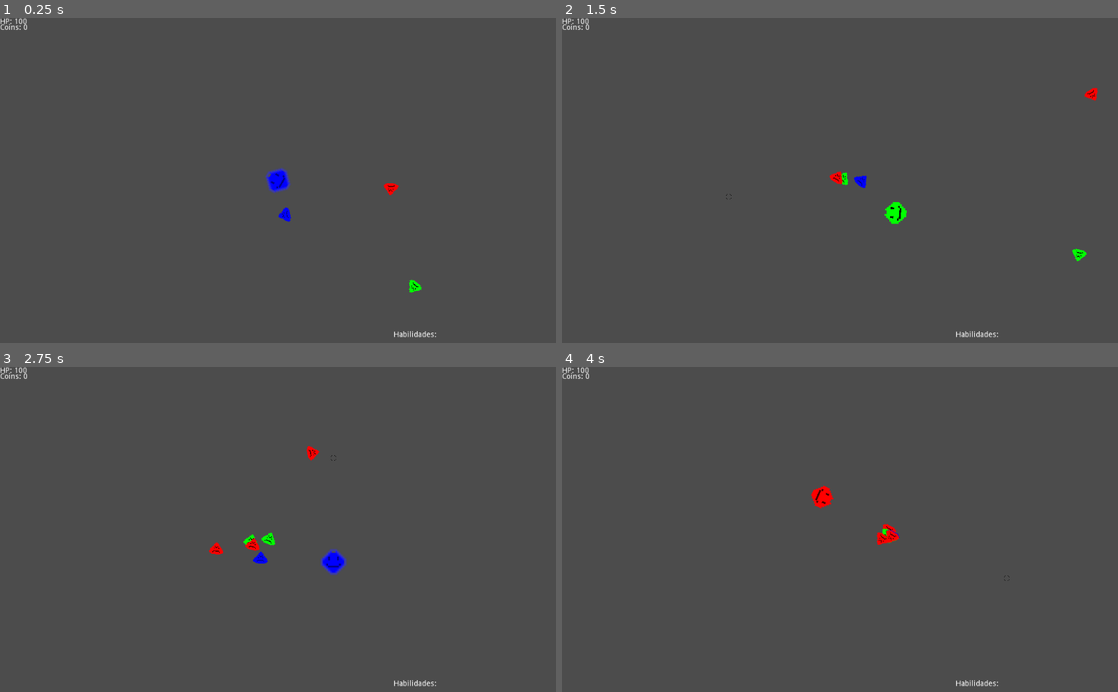
Above: before the commit, frames 1-4 (two rows, left to right).
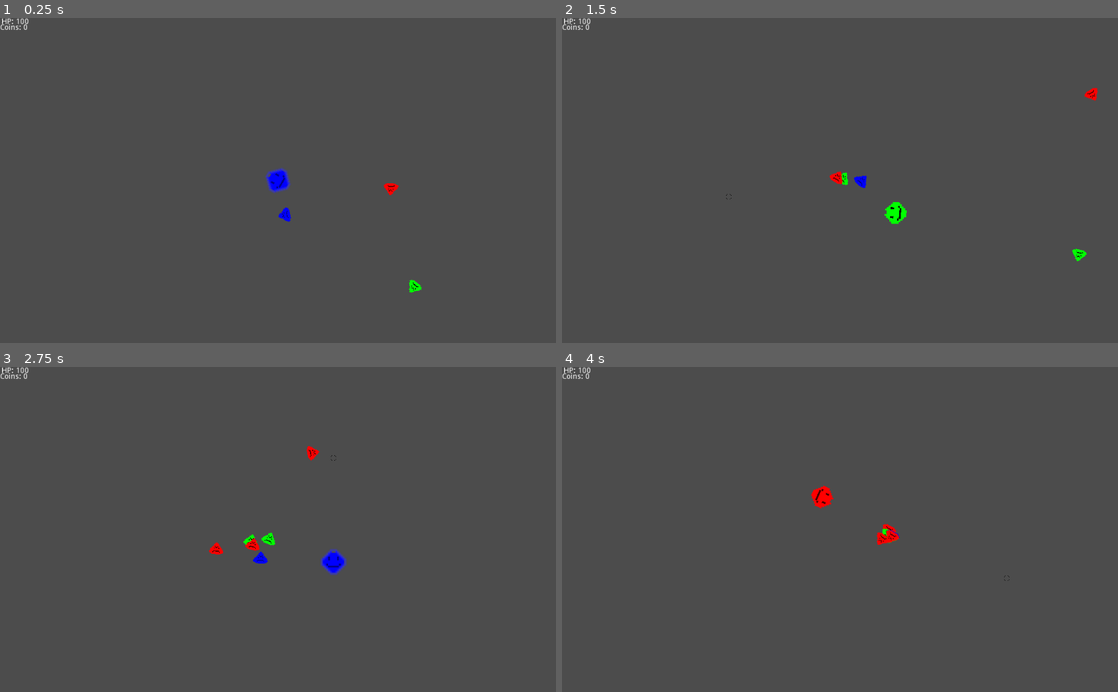
Above: after the commit, the same moments.

Repository: JuanG10/boss
Game: Godot game, scene res://proof of concept.tscn
Same seed, same stepped clock (60 frames per second), same inputs: the game is played once before the commit and once after it.
Inputs (mouse positions are in pixels of both pictures, inside the frame that each line leads up to):
- Up to frame 1 (0.25 s): no input
- Up to frame 2 (1.5 s): tap Enter (ui_accept) at 0.5, 0.77 s; move the mouse to (962, 164) at 0.52 s; hold D (right) 0.53-1.28 s; tap 1 (Activate_shield) at 0.6 s; click (962, 164) at 0.67 s; move the mouse to (728, 196) at 1.27 s; hold S (down) from 1.28 s (still down); tap 3 (Activate_atk_speed) at 1.35 s; click (728, 196) at 1.42 s
- Up to frame 3 (2.75 s): tap Enter (ui_accept) at 1.52 s; tap 1 (Activate_shield) at 1.55, 2.3 s; move the mouse to (333, 458) at 2.02 s; release S (down) at 2.03 s; hold D (right) from 2.03 s (still down); tap 2 (Activate_damage) at 2.1 s; click (333, 458) at 2.17 s
- Up to frame 4 (4 s): move the mouse to (812, 594) at 2.77 s; release D (right) at 2.78 s; hold W (up) 2.78-3.53 s; tap 1 (Activate_shield) at 2.85, 3.8 s; click (812, 594) at 2.92 s; tap Enter (ui_accept) at 3.02, 3.77 s; move the mouse to (1006, 578) at 3.52 s; hold A (left) from 3.53 s (still down); tap E (next_color) at 3.6 s; click (1006, 578) at 3.67 s

The runs differ from the first frame. In frame 1, 0.1% of the frame differs, in the area x 0-79%, y 0-99%; in frame 2, 0.1%; in frame 3, 0.1%; in frame 4, 0.1%.

Commit message:
animacion de mondedas

Diff:
--- a/Habilidades.gd
+++ b/Habilidades.gd
@@ -1,4 +1,4 @@
-extends Label
+extends CanvasLayer
 
 
 var position
@@ -15,18 +15,17 @@
 }
 
 func _ready():
-	set_text("Habilidades: ")
-	position = get_parent().get_parent().get_parent().get_node("Position2D")
-
+	#set_text("Habilidades: ")
+	position = get_parent()
 	set_names_habilidades()
 
 func on_update():
-	set_text("Habilidades: " + str(GlobalVariables.money))
+	#set_text("Habilidades: " + str(GlobalVariables.money))
+	pass
 
 
 func set_names_habilidades():
 	for name_habilidad in GlobalVariables.habilidadres:
-		print(name_habilidad)
 		sprite_de_habilidad(name_habilidad)
 
 
@@ -35,34 +34,35 @@
 	var scene
 	if	name_habilidad == "shield":
 		scene = HABILIDADES.ESCUDO.instance()
-		position.add_child(HABILIDADES.ESCUDO.instance())
+		add_child(HABILIDADES.ESCUDO.instance())
 		set_icono_habilidad('Escudo')
 	elif name_habilidad == "atk_speed":
 		scene = HABILIDADES.BALA.instance()
-		position.add_child(scene)
+		add_child(scene)
 		set_icono_habilidad('Bala')
 	elif name_habilidad == "Speed":
 		scene = HABILIDADES.SPEED.instance()
-		position.add_child(scene)
+		add_child(scene)
 		set_icono_habilidad('speed')
 	elif name_habilidad == 'Corazon':
 		scene = HABILIDADES.CORAZON.instance()
-		position.add_child(scene)
+		add_child(scene)
 		set_icono_habilidad(name_habilidad)
 	elif name_habilidad == "damage":
 		scene = HABILIDADES.PISTOLA_2.instance()
-		position.add_child(scene)
+		add_child(scene)
 		set_icono_habilidad('Pistola_2')
 	elif name_habilidad == "damage_1":
 		scene = HABILIDADES.PISTOLA.instance()
-		position.add_child(scene)
-		set_icono_habilidad('Pistola')
+		add_child(scene)
+		set_icono_habilidad('Pistola_1')
 	elif name_habilidad == "Cuchillo":
 		scene = HABILIDADES.CUCHILLO.instance()
-		position.add_child(scene)
+		add_child(scene)
 		set_icono_habilidad(name_habilidad)
 
 
 func set_icono_habilidad(name_habilidad):
-		position.get_node(name_habilidad).position.x += posi_y
+		get_node(name_habilidad).position.x += get_node("Position2D").position.x + posi_y
+		get_node(name_habilidad).position.y += get_node("Position2D").position.y
 		posi_y += 25
--- a/Player/Player.gd
+++ b/Player/Player.gd
@@ -107,7 +107,6 @@
 
 	#Si tiene la habiladad la usa
 	if Input.is_action_just_pressed("Activate_shield") && existe_habilidad("shield") && habilidad_health && color_actual() == "Verde":
-		print("holaaaaa")
 		efecto_de_health()
 		activar_timer()
 	if Input.is_action_just_pressed("Activate_speed") && existe_habilidad("speed") && habilidad_speed:
--- a/UpgradeScreen/upgrade_list.gd
+++ b/UpgradeScreen/upgrade_list.gd
@@ -30,6 +30,7 @@
 			if get_selected_items().size() > 0:
 				_on_list_item_activated(1)
 
+
 func _ready():
 	set_fixed_icon_size(ICON_SIZE)
 	if parent_name == "BasePanel":
@@ -47,6 +48,12 @@
 		add_item("Escudo: +Vida " + precio, GREEN.escudo) #2
 	elif parent_name == "BluePanel":
 		add_item("Corazon: +Vida" + precio,BLUE.corazon)
+
+func animacion_monedas():
+	var posicion_mondea = get_local_mouse_position()
+	var monedas         = preload("res://moneda_particula/Moneda_particula.tscn").instance()
+	monedas.position = posicion_mondea
+	add_child(monedas)
 
 
 func _on_list_item_activated(_index):
@@ -70,14 +77,18 @@
 func compra_base_panel():
 	if _get_selected_item()   == 0:
 			GlobalVariables.add_habilidad("atk_speed")
+			animacion_monedas()
 			music_moneda_play()
 	elif _get_selected_item() == 1:
 			GlobalVariables.add_habilidad("Speed")
+			animacion_monedas()
 			music_moneda_play()
 	elif _get_selected_item() == 2:
 			GlobalVariables.add_habilidad("damage")
+			animacion_monedas()
 			music_moneda_play()
 	elif _get_selected_item() == 3:
+			animacion_monedas()
 			GlobalVariables.add_habilidad("shield")
 			music_moneda_play()
 
--- a/moneda_particula/Moneda_particula.gd
+++ b/moneda_particula/Moneda_particula.gd
@@ -2,7 +2,7 @@
 
 
 func _ready():
-	$Timer.set_wait_time(5)
+	$Timer.set_wait_time(1.2)
 	$Timer.start()
 
 func _on_Timer_timeout():
--- a/moneda_particula/Moneda_particula.tscn
+++ b/moneda_particula/Moneda_particula.tscn
@@ -13,7 +13,7 @@
 
 [node name="Moneda_particula" type="Particles2D"]
 position = Vector2( 184.14, 135.232 )
-scale = Vector2( 0.01, 0.01 )
+scale = Vector2( 0.03, 0.03 )
 process_material = SubResource( 1 )
 texture = ExtResource( 1 )
 script = ExtResource( 2 )
--- a/proof of concept.tscn
+++ b/proof of concept.tscn
@@ -26,10 +26,15 @@
 volume_db = -10.0
 
 [node name="CanvasLayer" type="CanvasLayer" parent="Player"]
+script = ExtResource( 8 )
 
 [node name="HP" type="Label" parent="Player/CanvasLayer"]
-margin_right = 50.0
-margin_bottom = 14.0
+anchor_top = -0.00148483
+anchor_bottom = -0.00148483
+margin_left = 2.64865
+margin_top = 0.529732
+margin_right = 52.6487
+margin_bottom = 14.5297
 text = "HP: 100"
 script = ExtResource( 2 )
 __meta__ = {
@@ -48,6 +53,9 @@
 "_edit_use_anchors_": false
 }
 
+[node name="Position2D" type="Position2D" parent="Player/CanvasLayer"]
+position = Vector2( 810.138, 576.385 )
+
 [node name="Habilidades" type="Label" parent="Player/CanvasLayer"]
 anchor_left = 0.549
 anchor_top = 0.574
@@ -59,7 +67,6 @@
 margin_bottom = 247.597
 align = 1
 valign = 1
-script = ExtResource( 8 )
 __meta__ = {
 "_edit_use_anchors_": false
 }
@@ -68,6 +75,3 @@
 scale = Vector2( 0.01, 0.01 )
 texture = ExtResource( 5 )
 script = ExtResource( 6 )
-
-[node name="Position2D" type="Position2D" parent="."]
-position = Vector2( 538.104, 351.211 )
